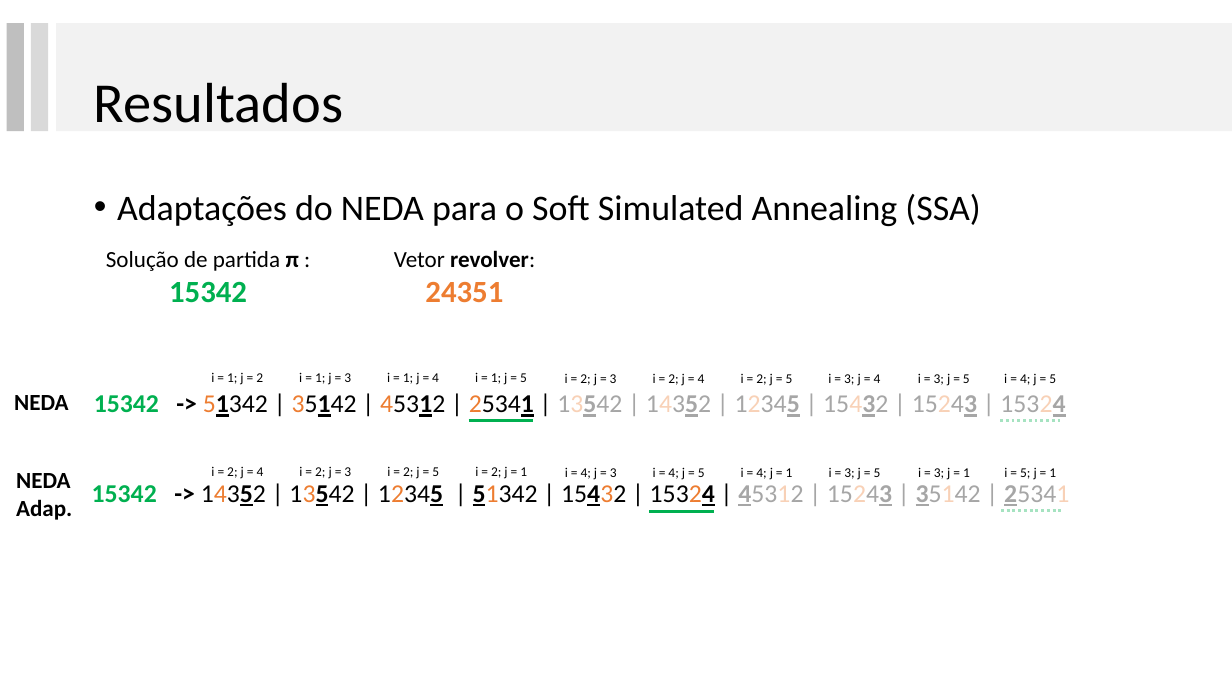
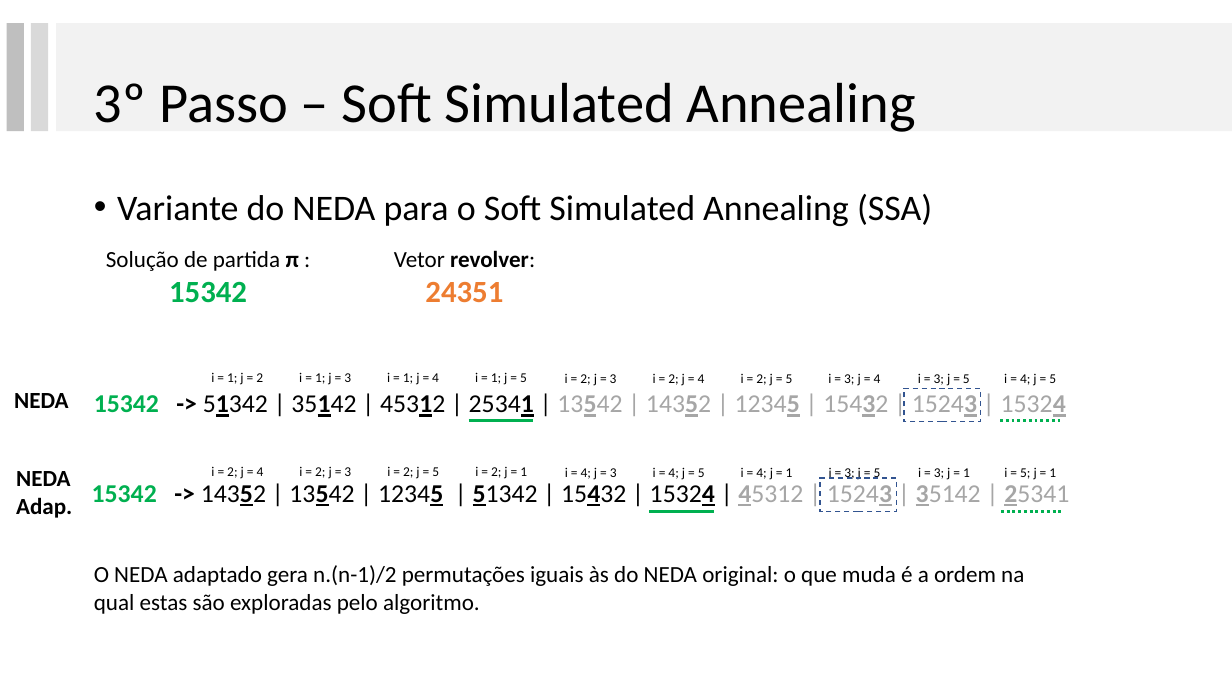
Before and after one commit to lpbiasoto/metaheuristicas, a slide deck: slide 18 of ApresentacaoRibas/apresentaçãoRibas_JHA.pptx. Drawn at 1232x693 pixels with LibreOffice and Linux fonts; fonts in the diff are those of the drawing. Boxes give left, top, right and bottom in pixels: in the first picture for what was removed or moved away, otherwise in the second. Text is boxed around its words. In the diff, an @@ line names an element or a change of style, - is before the commit and + after.

```diff
--- a/ApresentacaoRibas/apresentaçãoRibas_JHA.pptx
+++ b/ApresentacaoRibas/apresentaçãoRibas_JHA.pptx
@@ title at box(94, 82, 916, 132): text changed @@
-Resultados
+3º Passo – Soft Simulated Annealing
@@ text at box(117, 194, 932, 226): text changed @@
-• Adaptações do NEDA para o Soft Simulated Annealing (SSA)
+• Variante do NEDA para o Soft Simulated Annealing (SSA)
@@ text "15342 -> 51342 | 35142 ..." at box(94, 395, 1066, 417): text colour #ED7D31 to #000000 in "51342 35142 45312 25341 13542 14352 12345 ..." @@
@@ rectangle added at box(904, 388, 981, 421), outline #325491 1 pt dashed @@
@@ text "15342 -> 14352 | 13542 ..." at box(92, 485, 1069, 506): text colour #ED7D31 to #000000 in "14352 13542 12345 51342 15432 15324 45312 ..." @@
@@ rectangle added at box(821, 478, 897, 511), outline #325491 1 pt dashed @@
@@ text added at box(94, 565, 1024, 614), 18 pt, text #000000 @@
+O NEDA adaptado gera n.(n-1)/2 permutações iguais às do NEDA original: o que muda é a ordem na qual estas são exploradas pelo algoritmo.
```
Also in this commit, not shown: 9 other slides changed, 25 slides added, 4 slides removed.
